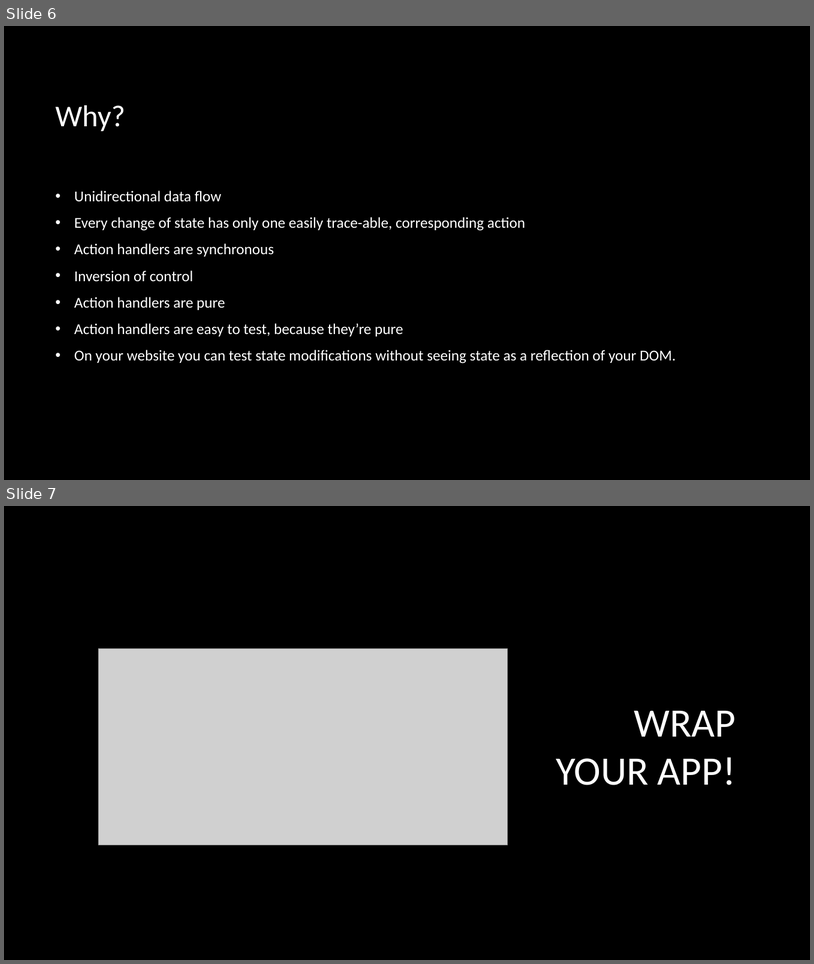
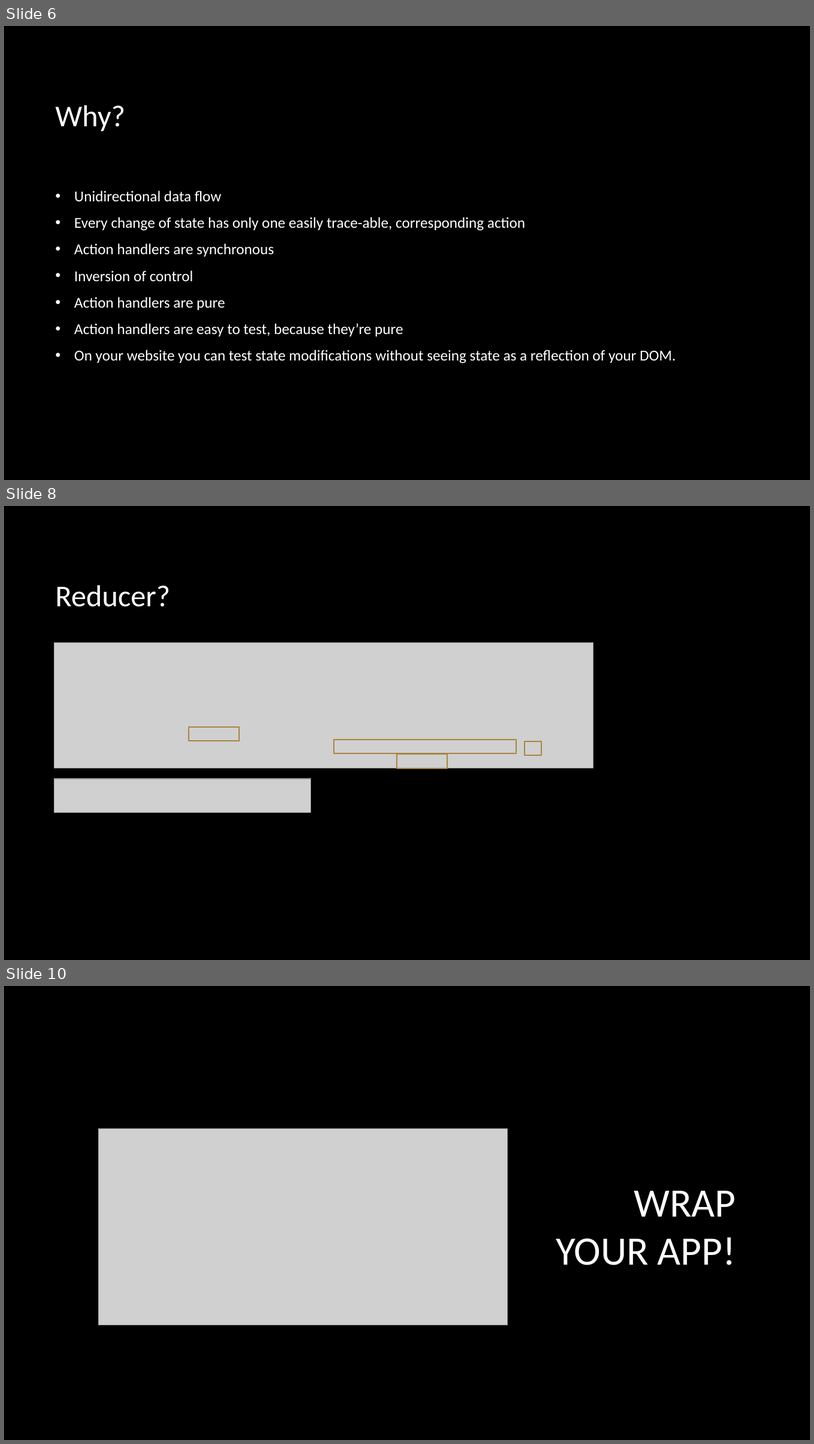
Before and after one commit to Alexpittendrigh/Talks, a slide deck: Redux/Another Redux Talk.pptx. Shown one above the other, each under a label of ours: slides 6 and 7 before the commit, slides 6, 8 and 10 after it; the slides between them are not shown. The pictures are 814x964 and 814x1444 pixels, drawn with LibreOffice and Linux fonts; fonts in the diff are those of the drawing; grey boxes stand for pictures; background and template pictures are left out. Boxes give left, top, right and bottom in pixels: in the first picture for what was removed or moved away, otherwise in the second. Text is boxed around its words. In the diff, an @@ line names an element or a change of style, - is before the commit and + after.

```diff
--- a/Redux/Another Redux Talk.pptx
+++ b/Redux/Another Redux Talk.pptx
@@ slide 8 added at <box>4,506,810,960</box>, background picture (left out) @@
@@ title added at <box>56,585,171,607</box>, 36 pt, text #FFFFFF @@
+Reducer?
@@ picture added at <box>54,643,593,700</box> @@
@@ picture added at <box>54,643,594,768</box> @@
@@ rectangle added at <box>189,727,239,741</box>, outline #A98541 1.5 pt @@
@@ rectangle added at <box>335,739,516,753</box>, outline #A98541 1.5 pt @@
@@ rectangle added at <box>397,754,447,768</box>, outline #A98541 1.5 pt @@
@@ rectangle added at <box>525,741,541,755</box>, outline #A98541 1.5 pt @@
@@ picture added at <box>54,778,311,812</box> @@
@@ what was slide 7 is now slide 10 @@
```
Also in this commit, not shown: 2 other slides added, 1 other file.
